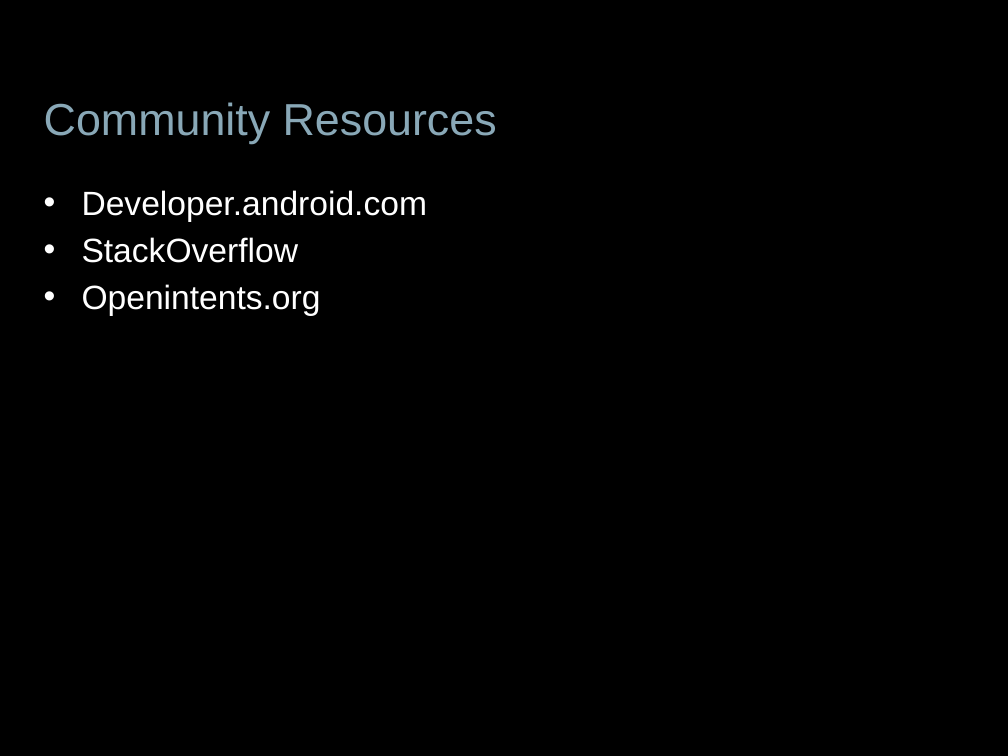
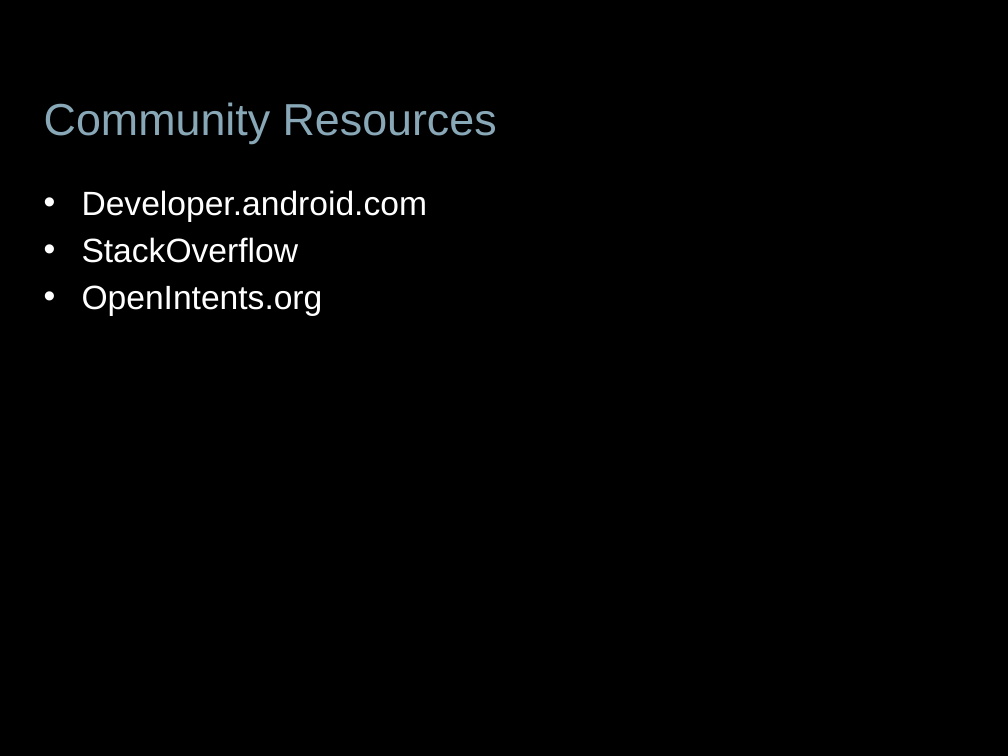
Before and after one commit to jessitron/Tronsmit, a slide deck: slide 23 of presentations/DevTeach-Intents.pptx (slide 22 before the commit). Drawn at 1008x756 pixels with LibreOffice and Linux fonts; fonts in the diff are those of the drawing; background and template pictures are left out. Boxes give left, top, right and bottom in pixels: in the first picture for what was removed or moved away, otherwise in the second. Text is boxed around its words. In the diff, an @@ line names an element or a change of style, - is before the commit and + after.

```diff
--- a/presentations/DevTeach-Intents.pptx
+++ b/presentations/DevTeach-Intents.pptx
@@ text at [82,285,323,316]: text changed @@
-• Openintents.org
+• OpenIntents.org
```
Also in this commit, not shown: 4 other slides changed, 1 slide added, 6 other files.
